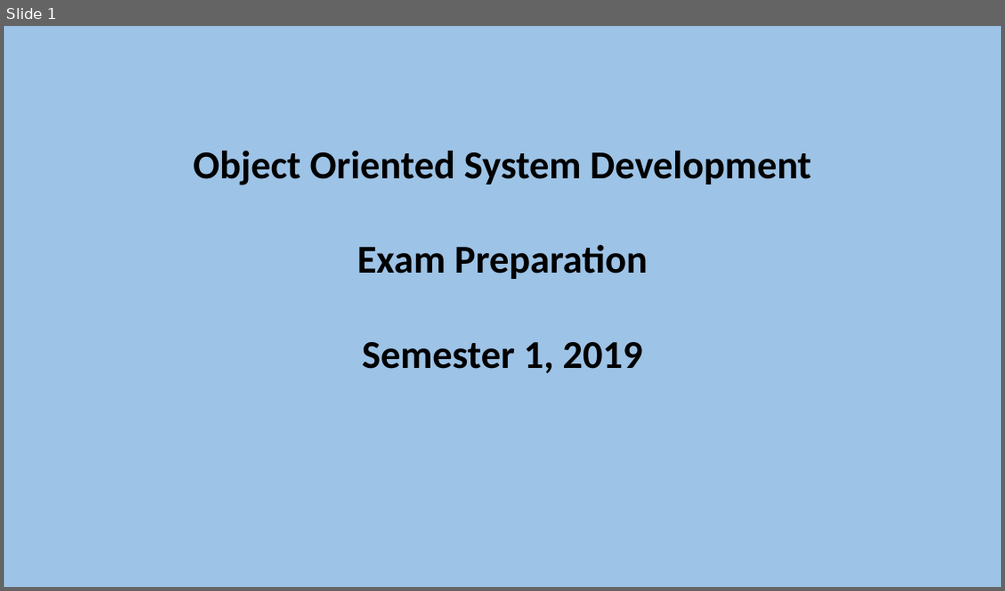
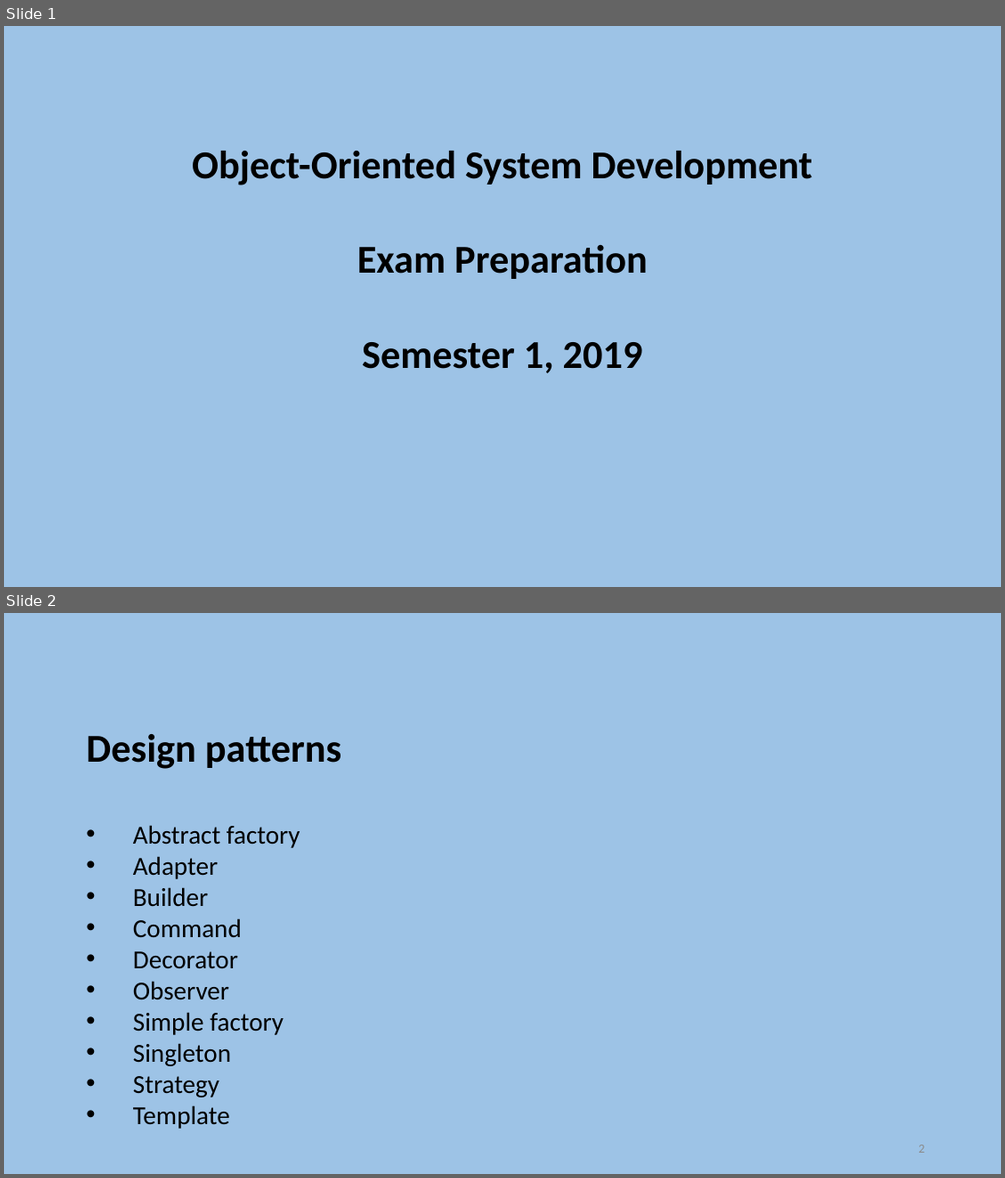
Before and after one commit to szetko/course-materials, a slide deck: OOSD/Exam Preparation/Exam Preparation.pptx. Shown one above the other, each under a label of ours: slide 1 before the commit, slides 1 and 2 after it. The pictures are 1005x591 and 1005x1178 pixels, drawn with LibreOffice and Linux fonts; fonts in the diff are those of the drawing. Boxes give left, top, right and bottom in pixels: in the first picture for what was removed or moved away, otherwise in the second. Text is boxed around its words. In the diff, an @@ line names an element or a change of style, - is before the commit and + after.

```diff
--- a/OOSD/Exam Preparation/Exam Preparation.pptx
+++ b/OOSD/Exam Preparation/Exam Preparation.pptx
@@ slide 2 added at (x1=4, y1=613, x2=1001, y2=1174), background #9DC3E6 @@
@@ text added at (x1=86, y1=734, x2=341, y2=1128), 25 pt, text #000000 @@
+Design patterns
+    • Abstract factory
+    • Adapter
+    • Builder
+    • Command
+    • Decorator
+    • Observer
+    • Simple factory
+    • Singleton
+    • Strategy
+    • Template
@@ page number added at (x1=918, y1=1144, x2=924, y2=1152), 12 pt, text #8C8C8C @@
+2
@@ slide 1 changed as well @@
@@ text at (x1=192, y1=151, x2=813, y2=185): text changed @@
-Object Oriented System Development
+Object-Oriented System Development
```
Also in this commit, not shown: 5 other slides changed, 1 other slide added, 1 slide removed, 4 other files.
